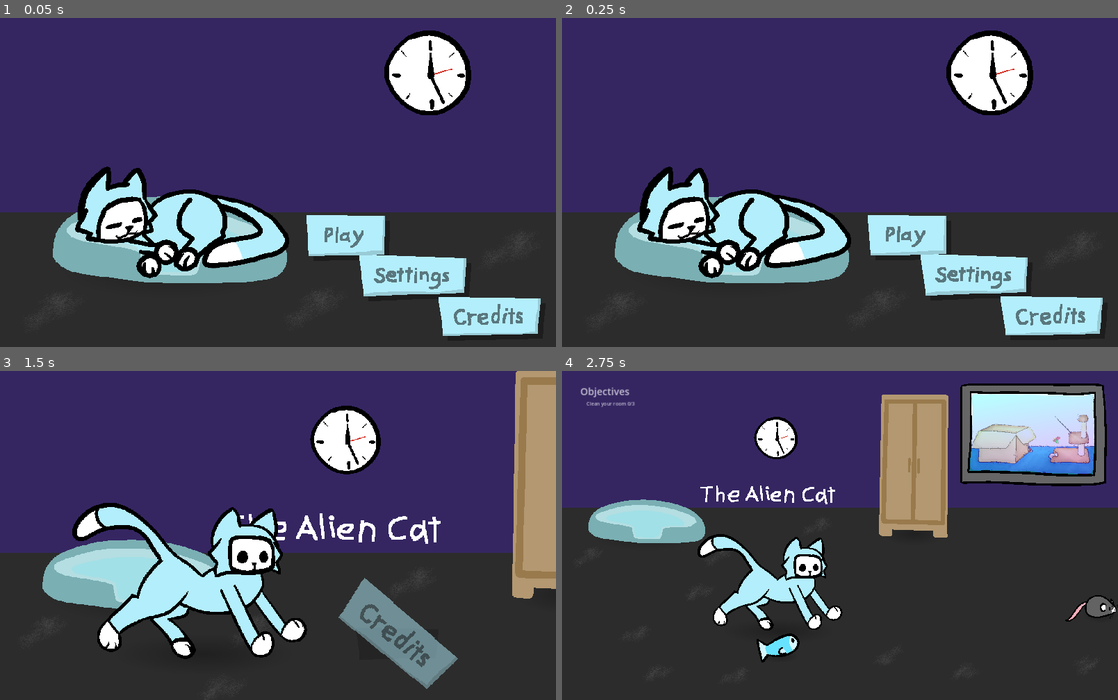
Above: before the commit, frames 1-4 (two rows, left to right).
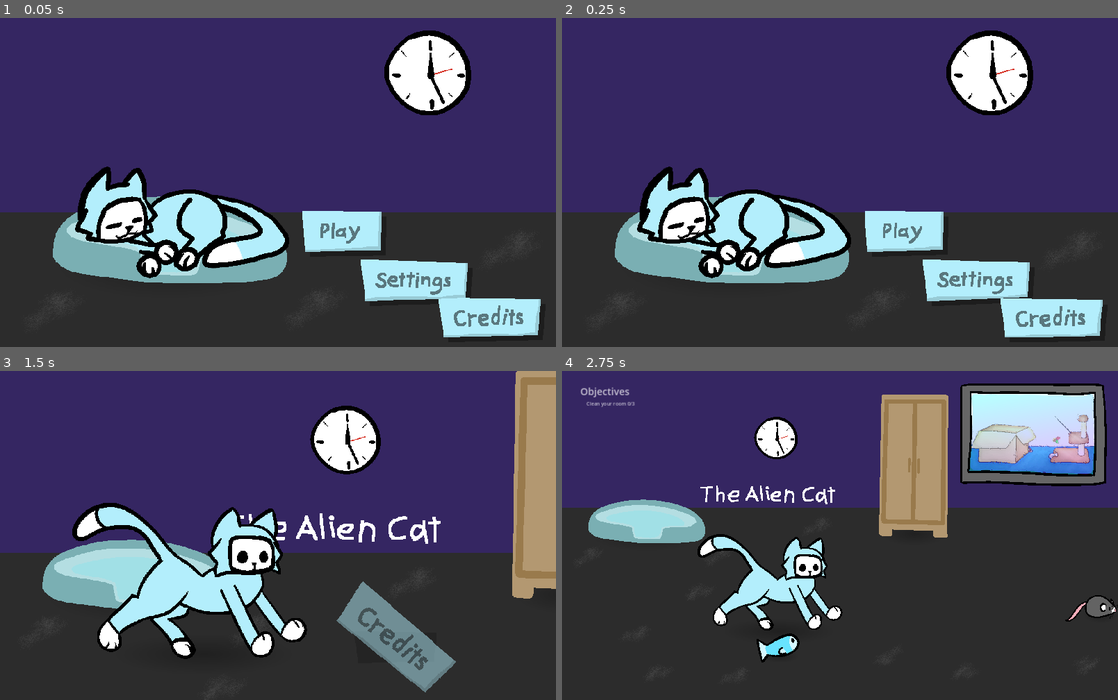
Above: after the commit, the same moments.

Repository: Changryy/TheAlienCat
Game: Godot game, scene res://Game/Levels/Start/Start.tscn
Same seed, same stepped clock (60 frames per second), same inputs: the game is played once before the commit and once after it. The engine's default icon, where the game draws it, is replaced by a stand-in: a white triangle on a blue panel in a dark square.
Inputs (mouse positions are in pixels of both pictures, inside the frame that each line leads up to):
- Up to frame 1 (0.05 s): no input
- Up to frame 2 (0.25 s): no input
- Up to frame 3 (1.5 s): click (344, 584) at 0.5 s; hold D (right) from 1.28 s (still down); hold Space (use) from 1.28 s (still down)
- Up to frame 4 (2.75 s): release D (right) at 2.03 s; release Space (use) at 2.03 s; hold S (down) from 2.03 s (still down); tap Space (use) at 2.1 s

The runs differ from the first frame. In frame 1, 2.4% of the frame differs, in the area x 54-98%, y 58-98%; in frame 2, 2.6%; in frame 3, 1.0%; in frame 4, nothing differs.

Commit message:
Optimised button animations

Diff:
--- a/Game/Levels/Start/Buttons/PlayButton.gd
+++ b/Game/Levels/Start/Buttons/PlayButton.gd
@@ -34,13 +34,16 @@
 
 	for x in [idle_noise, hover_noise]:
 		x.seed = randi()
-		x.offset.x = randi_range(-500, 500)
-		x.offset.y = randi_range(-500, 500)
+		x.offset.x = randi_range(-200, 200)
+		x.offset.y = randi_range(-200, 200)
 
 	state = ButtonState.Idle
 
 
-func _process(_delta: float) -> void:
+const LIMIT: float = 10_000
+var t: float = 0
+
+func _process(delta: float) -> void:
 	if !Engine.is_editor_hint() and state != ButtonState.Explode and !disabled:
 		if button_pressed:
 			state = ButtonState.Pressed
@@ -49,6 +52,12 @@
 		else:
 			state = ButtonState.Idle
 
+	t += delta * 10
+
+	while t > LIMIT:
+		t -= LIMIT
+
+	var val: float = absf(t * 2 / LIMIT - 1) * LIMIT / 2.
 
 	%Offset.position = get_rect().size / 2.
 
@@ -57,14 +66,14 @@
 			%Shadow.show()
 			%Texture.z_index = 0
 			%Texture.scale = Vector2.ONE
-			%Texture.position.x = idle_noise.get_noise_2d(Time.get_ticks_msec(), 0) * idle_amp
-			%Texture.position.y = idle_noise.get_noise_2d(0, Time.get_ticks_msec()) * idle_amp
+			%Texture.position.x = idle_noise.get_noise_2d(val, 0) * idle_amp
+			%Texture.position.y = idle_noise.get_noise_2d(0, val) * idle_amp
 		ButtonState.Hovered:
 			%Shadow.show()
 			%Texture.z_index = 1
 			%Texture.scale = Vector2.ONE * 1.1
-			%Texture.position.x = hover_noise.get_noise_2d(Time.get_ticks_msec(), 0) * hover_amp
-			%Texture.position.y = hover_noise.get_noise_2d(0, Time.get_ticks_msec()) * hover_amp
+			%Texture.position.x = hover_noise.get_noise_2d(val, 0) * hover_amp
+			%Texture.position.y = hover_noise.get_noise_2d(0, val) * hover_amp
 		ButtonState.Pressed:
 			%Shadow.hide()
 			%Texture.z_index = -1
--- a/Game/Levels/Start/Buttons/PlayButton.tscn
+++ b/Game/Levels/Start/Buttons/PlayButton.tscn
@@ -4,11 +4,12 @@
 
 [sub_resource type="FastNoiseLite" id="FastNoiseLite_y7sbh"]
 resource_local_to_scene = true
-frequency = 0.0002
+frequency = 0.02
 fractal_octaves = 1
 
 [sub_resource type="FastNoiseLite" id="FastNoiseLite_g3u66"]
 resource_local_to_scene = true
+frequency = 1.0
 
 [node name="PlayButton" type="Button"]
 offset_right = 135.0
--- a/Game/Levels/Start/Start.tscn
+++ b/Game/Levels/Start/Start.tscn
@@ -34,30 +34,6 @@
 [sub_resource type="CircleShape2D" id="CircleShape2D_7o0rs"]
 radius = 35.2278
 
-[sub_resource type="FastNoiseLite" id="FastNoiseLite_d3p3w"]
-resource_local_to_scene = true
-frequency = 0.0002
-fractal_octaves = 1
-
-[sub_resource type="FastNoiseLite" id="FastNoiseLite_vhoa0"]
-resource_local_to_scene = true
-
-[sub_resource type="FastNoiseLite" id="FastNoiseLite_bkphk"]
-resource_local_to_scene = true
-frequency = 0.0002
-fractal_octaves = 1
-
-[sub_resource type="FastNoiseLite" id="FastNoiseLite_s8gkx"]
-resource_local_to_scene = true
-
-[sub_resource type="FastNoiseLite" id="FastNoiseLite_21opw"]
-resource_local_to_scene = true
-frequency = 0.0002
-fractal_octaves = 1
-
-[sub_resource type="FastNoiseLite" id="FastNoiseLite_8sxd4"]
-resource_local_to_scene = true
-
 [sub_resource type="StyleBoxLine" id="StyleBoxLine_api2q"]
 color = Color(1, 1, 1, 1)
 thickness = 2
@@ -184,8 +160,6 @@
 offset_bottom = 660.0
 texture = ExtResource("12_kfrsr")
 shadow = ExtResource("13_kqku7")
-idle_noise = SubResource("FastNoiseLite_d3p3w")
-hover_noise = SubResource("FastNoiseLite_vhoa0")
 
 [node name="Settings" parent="BG" instance=ExtResource("9_qdpfy")]
 unique_name_in_owner = true
@@ -195,8 +169,6 @@
 offset_bottom = 591.0
 texture = ExtResource("10_rvxks")
 shadow = ExtResource("11_t882d")
-idle_noise = SubResource("FastNoiseLite_bkphk")
-hover_noise = SubResource("FastNoiseLite_s8gkx")
 
 [node name="Play" parent="BG" instance=ExtResource("9_qdpfy")]
 unique_name_in_owner = true
@@ -206,8 +178,7 @@
 offset_bottom = 519.0
 texture = ExtResource("14_t3ata")
 shadow = ExtResource("15_bbfl6")
-idle_noise = SubResource("FastNoiseLite_21opw")
-hover_noise = SubResource("FastNoiseLite_8sxd4")
+state = 1
 
 [node name="Entities" type="Node2D" parent="."]
 z_index = 1
Not shown: 1 places in Game/Levels/Start/Start.tscn that only renumber resources
